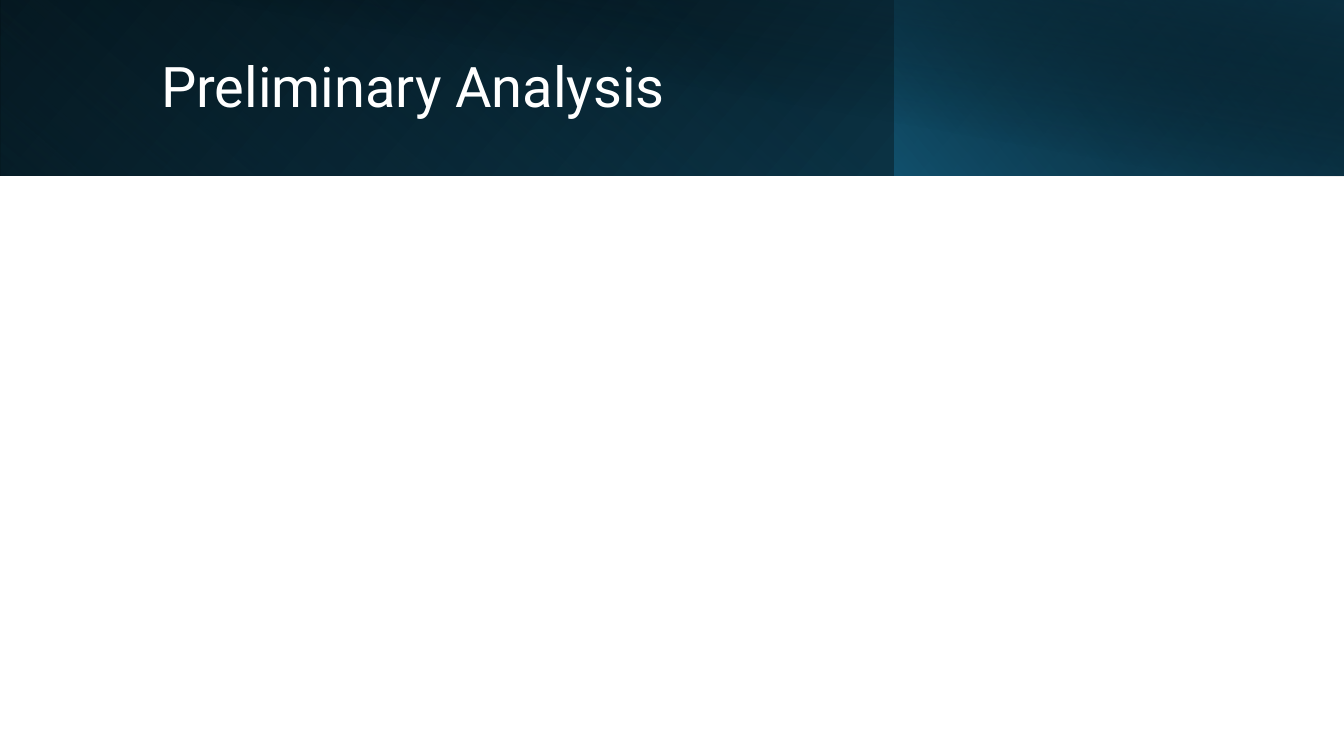
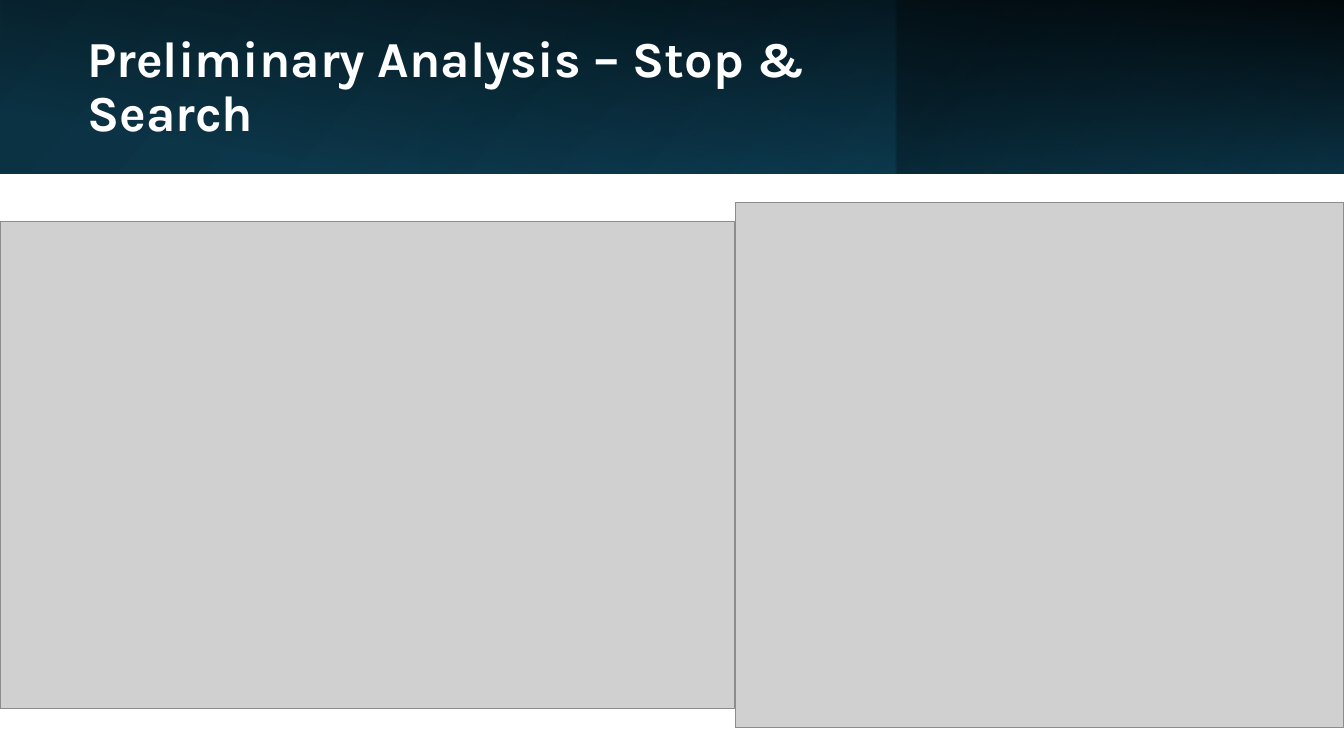
Before and after one commit to KofiBartonByfield/Dissertation, a slide deck: slide 8 of documents/The Price of Policing.pptx. Drawn at 1344x756 pixels with LibreOffice and Linux fonts; fonts in the diff are those of the drawing; grey boxes stand for pictures. Boxes give left, top, right and bottom in pixels: in the first picture for what was removed or moved away, otherwise in the second. Text is boxed around its words. In the diff, an @@ line names an element or a change of style, - is before the commit and + after.

```diff
--- a/documents/The Price of Policing.pptx
+++ b/documents/The Price of Policing.pptx
@@ rectangle at (0, 1, 1343, 174): fill gradient #000000 to #104862 to gradient #000000; mirrored; rotation 0 to 90 degrees @@
@@ rectangle: place and size @@
-rectangle at (50, 0, 1344, 176)
+rectangle at (0, 0, 1344, 173)
@@ rectangle at (0, 0, 1344, 173): fill gradient #000000 to #0B3041 to gradient #0B3041 to #104862; mirrored @@
@@ rectangle removed at (0, 0, 895, 175) @@
@@ rectangle added at (421, 0, 896, 173), fill gradient #156082 to #0B3041 @@
@@ rectangle at (896, 0, 1344, 173): fill gradient #156082 to #000000 to gradient #0B3041 to #156082; rotation 0 to 180 degrees @@
@@ title at (87, 41, 744, 132): text changed; size 40 to 36 pt; font Roboto to Karla; bold on @@
-Preliminary Analysis
+Preliminary Analysis – Stop & Search
@@ picture added at (735, 203, 1344, 728) @@
@@ picture added at (0, 222, 734, 709) @@
```
Also in this commit, not shown: 6 other slides changed, 2 slides added.
